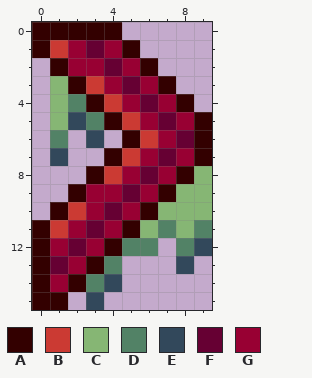
Pixel-art sprite -- Items/SpiderQueenGear/QueensJaw.png. Above, as it was before the edit.
The file is 20x32 pixels, drawn in blocks of 2x2; one block is one cell here.
Palette (. is transparent): A #330000  B #cb3a33  C #86b674  D #528266  E #32485b  F #660033  G #980033
Pixels before, first column x 0:
 0 AAAAA.....
 1 ABGFGA....
 2 .AGGFGA...
 3 .CABGFGA..
 4 .CDABGFGA.
 5 .CEDABGFGA
 6 .D.E.ABGFA
 7 .E..ABGFGA
 8 ...ABGFGAC
 9 ..AGGFGACC
10 .ABGFGACCC
11 ABGFGACDCD
12 AGFGADD.DE
13 AFGAD...E.
14 AGADE.....
15 AA.E......
Once edited:
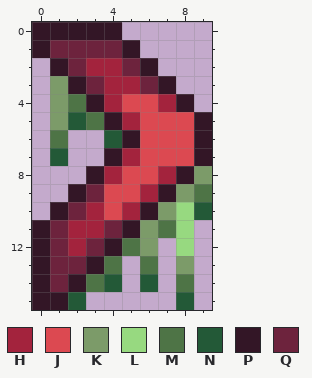
Colours new in this view: H #a3233d  J #dc4951  K #7c9b69  L #97d980  M #4e7446  N #235937  P #331626  Q #6d233d
The exact change:
Changed rows in their new state; - is an unchanged pixel.
first column x 0:
 0 PPPPP-----
 1 PQQQQP----
 2 -PQHHQP---
 3 -KPQHHQP--
 4 -KMPHJJHP-
 5 -KNMPHJJJP
 6 -M-.NPJJJP
 7 -N--PHJJJP
 8 ---PHJJHPK
 9 --PQJJHPKM
10 -PQHJHPKLN
11 PQHHQPKML.
12 PQHQPMK-L.
13 PQQPM-M-K-
14 PQPMN-N-M-
15 PPN.----N-
Pixel boxes of the changes (left, top, right, bottom) in both pictures:
changed: (32, 22, 212, 310)
